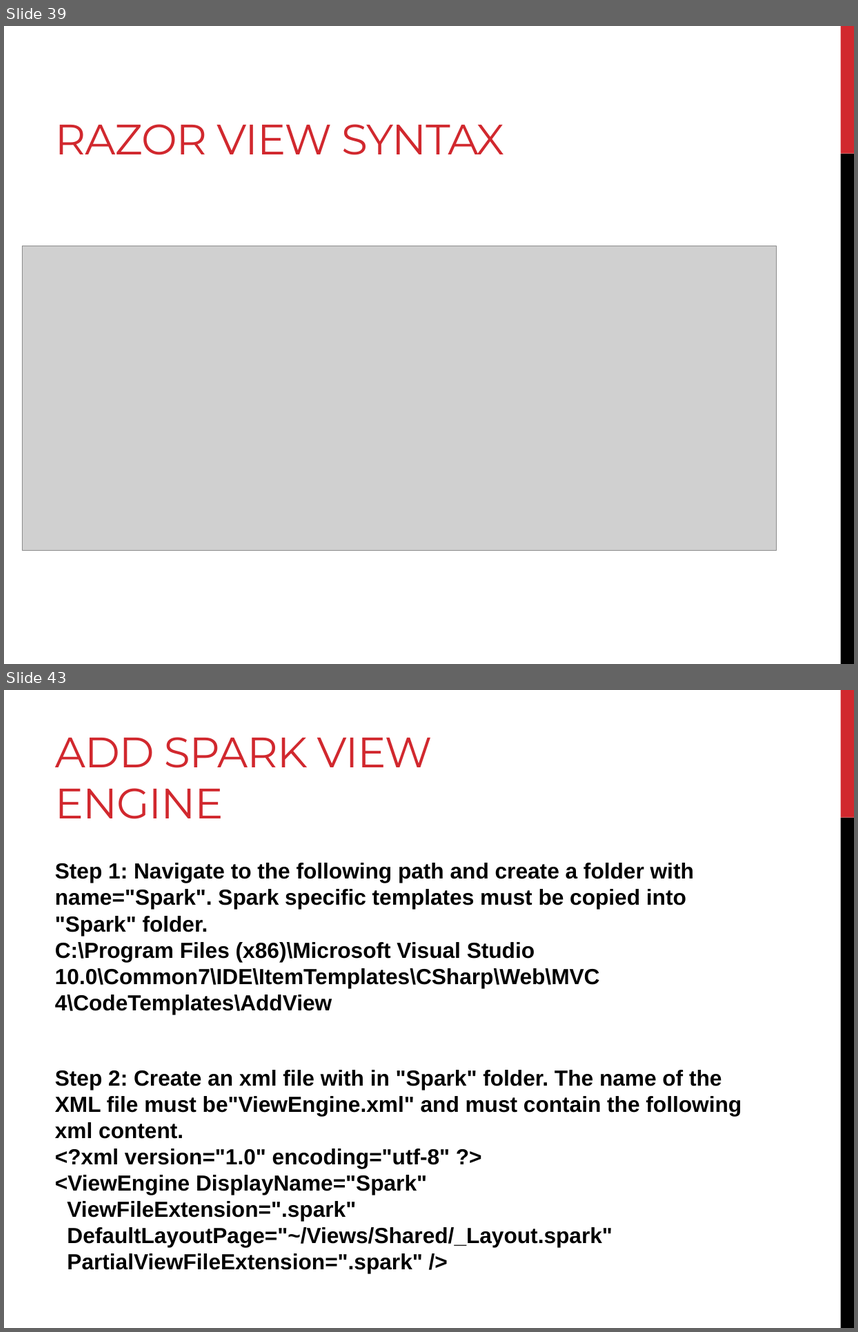
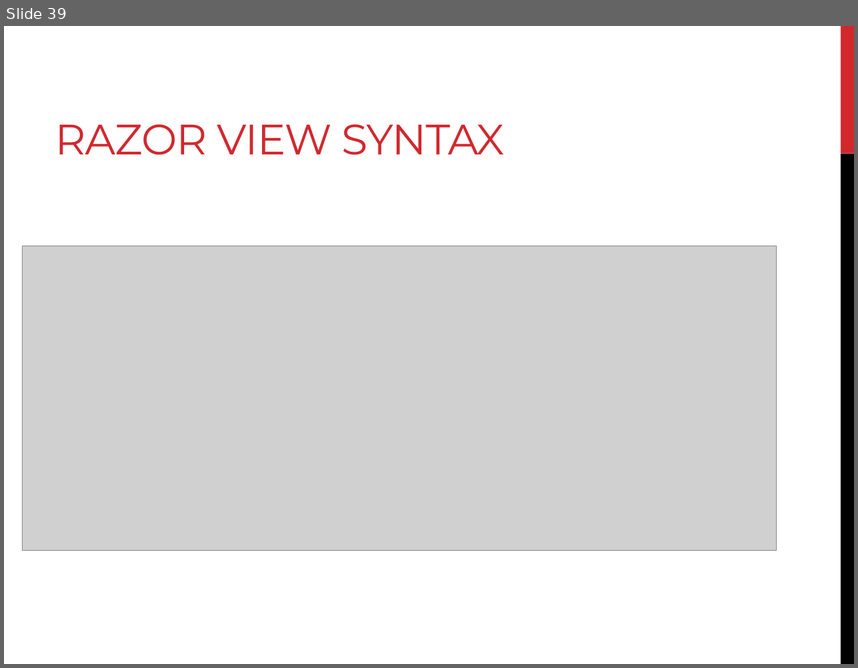
Before and after one commit to yyogesh/ASP.NET-MVC-Notes, a slide deck: ASP.NET_MVC_DAY1.pptx. Shown one above the other, each under a label of ours: slides 39 and 43 before the commit, slide 39 after it; the slides between them are not shown. The pictures are 858x1332 and 858x668 pixels, drawn with LibreOffice and Linux fonts; fonts in the diff are those of the drawing; grey boxes stand for pictures. Boxes give left, top, right and bottom in pixels: in the first picture for what was removed or moved away, otherwise in the second. Text is boxed around its words. In the diff, an @@ line names an element or a change of style, - is before the commit and + after.

```diff
--- a/ASP.NET_MVC_DAY1.pptx
+++ b/ASP.NET_MVC_DAY1.pptx
@@ slide 43 removed at (4,690,854,1328), background #FFFFFF; not listed: 2 template elements that a slide beside it also shows @@
@@ title removed at (55,737,432,819) @@
-ADD SPARK VIEW ENGINE
@@ text removed at (55,862,742,1273) @@
-Step 1: Navigate to the following path and create a folder with name="Spark". Spark specific templates must be copied into "Spark" folder.
-C:\Program Files (x86)\Microsoft Visual Studio 10.0\Common7\IDE\ItemTemplates\CSharp\Web\MVC 4\CodeTemplates\AddView
-Step 2: Create an xml file with in "Spark" folder. The name of the XML file must be"ViewEngine.xml" and must contain the following xml content.
-<?xml version="1.0" encoding="utf-8" ?>
-<ViewEngine DisplayName="Spark"
-ViewFileExtension=".spark"
-DefaultLayoutPage="~/Views/Shared/_Layout.spark"
-PartialViewFileExtension=".spark" />
```
Also in this commit, not shown: 3 slides changed, 11 other slides removed.
